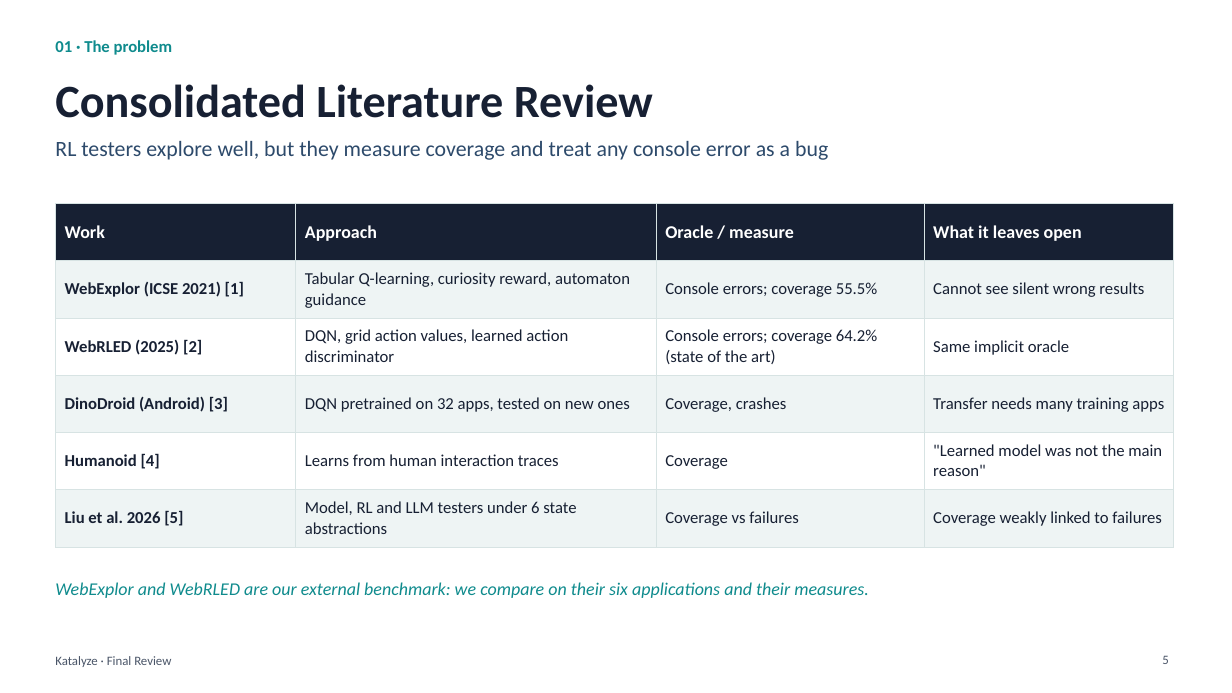
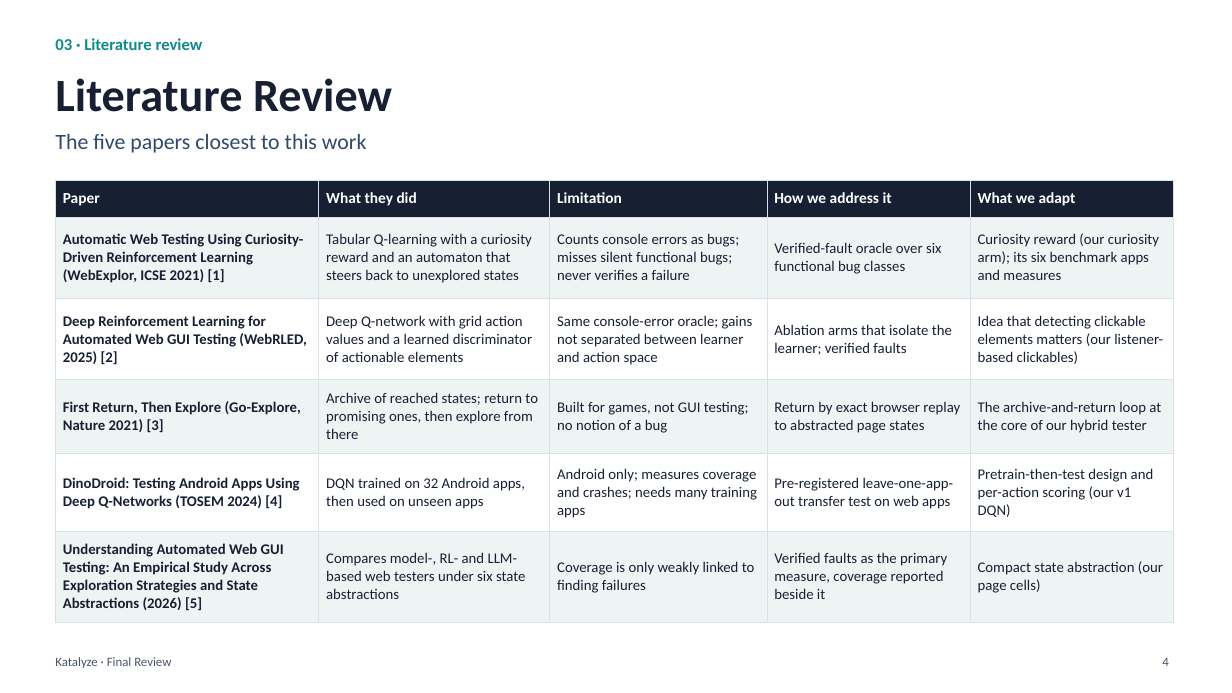
Before and after one commit to Rustlogan2k/Autonomous-web-testing-agent, a slide deck: slide 4 of Katalyze_Final_Review.pptx (slide 5 before the commit). Drawn at 1232x693 pixels with LibreOffice and Linux fonts; fonts in the diff are those of the drawing. Boxes give left, top, right and bottom in pixels: in the first picture for what was removed or moved away, otherwise in the second. Text is boxed around its words. In the diff, an @@ line names an element or a change of style, - is before the commit and + after.

```diff
--- a/Katalyze_Final_Review.pptx
+++ b/Katalyze_Final_Review.pptx
@@ text removed at (55, 40, 173, 55) @@
-01 · The problem
@@ text added at (55, 38, 203, 50), 13 pt, text #0F8B8D, bold @@
+03 · Literature review
@@ title at (55, 78, 392, 112): text changed @@
-Consolidated Literature Review
+Literature Review
@@ text removed at (55, 141, 828, 160) @@
-RL testers explore well, but they measure coverage and treat any console error as a bug
@@ text added at (55, 134, 366, 153), 17 pt, text #2D4A6B @@
+The five papers closest to this work
@@ table at (55, 180, 1174, 615) @@
-column 1: Work | WebExplor (ICSE 2021) [1] | WebRLED (2025) [2] | DinoDroid (Android) [3] | Humanoid [4] | Liu et al. 2026 [5]
-column 2: Approach | Tabular Q-learning, curiosity reward, automaton guidance | DQN, grid action values, learned action discriminator | DQN pretrained on 32 apps, tested on new ones | Learns from human interaction traces | Model, RL and LLM testers under 6 state abstractions
-column 3: Oracle / measure | Console errors; coverage 55.5% | Console errors; coverage 64.2% (state of the art) | Coverage, crashes | Coverage | Coverage vs failures
-column 4: What it leaves open | Cannot see silent wrong results | Same implicit oracle | Transfer needs many training apps | "Learned model was not the main reason" | Coverage weakly linked to failures
+column 1: Paper | Automatic Web Testing Using Curiosity-Driven Reinforcement Learning (WebExplor, ICSE 2021) [1] | Deep Reinforcement Learning for Automated Web GUI Testing (WebRLED, 2025) [2] | First Return, Then Explore (Go-Explore, Nature 2021) [3] | DinoDroid: Testing Android Apps Using Deep Q-Networks (TOSEM 2024) [4] | Understanding Automated Web GUI Testing: An Empirical Study Across Exploration Strategies and State Abstractions (2026) [5]
+column 2: What they did | Tabular Q-learning with a curiosity reward and an automaton that steers back to unexplored states | Deep Q-network with grid action values and a learned discriminator of actionable elements | Archive of reached states; return to promising ones, then explore from there | DQN trained on 32 Android apps, then used on unseen apps | Compares model-, RL- and LLM-based web testers under six state abstractions
+column 3: Limitation | Counts console errors as bugs; misses silent functional bugs; never verifies a failure | Same console-error oracle; gains not separated between learner and action space | Built for games, not GUI testing; no notion of a bug | Android only; measures coverage and crashes; needs many training apps | Coverage is only weakly linked to finding failures
+column 4: How we address it | Verified-fault oracle over six functional bug classes | Ablation arms that isolate the learner; verified faults | Return by exact browser replay to abstracted page states | Pre-registered leave-one-app-out transfer test on web apps | Verified faults as the primary measure, coverage reported beside it
+column 5: What we adapt | Curiosity reward (our curiosity arm); its six benchmark apps and measures | Idea that detecting clickable elements matters (our listener-based clickables) | The archive-and-return loop at the core of our hybrid tester | Pretrain-then-test design and per-action scoring (our v1 DQN) | Compact state abstraction (our page cells)
@@ table: place and size @@
-table at (55, 203, 1174, 538)
+table at (55, 180, 1174, 615)
@@ text removed at (55, 582, 869, 598) @@
-WebExplor and WebRLED are our external benchmark: we compare on their six applications and their measures.
@@ page number at (1162, 658, 1168, 666): text changed @@
-5
+4
```
Also in this commit, not shown: 11 other slides changed, 13 slides added, 12 slides removed.
